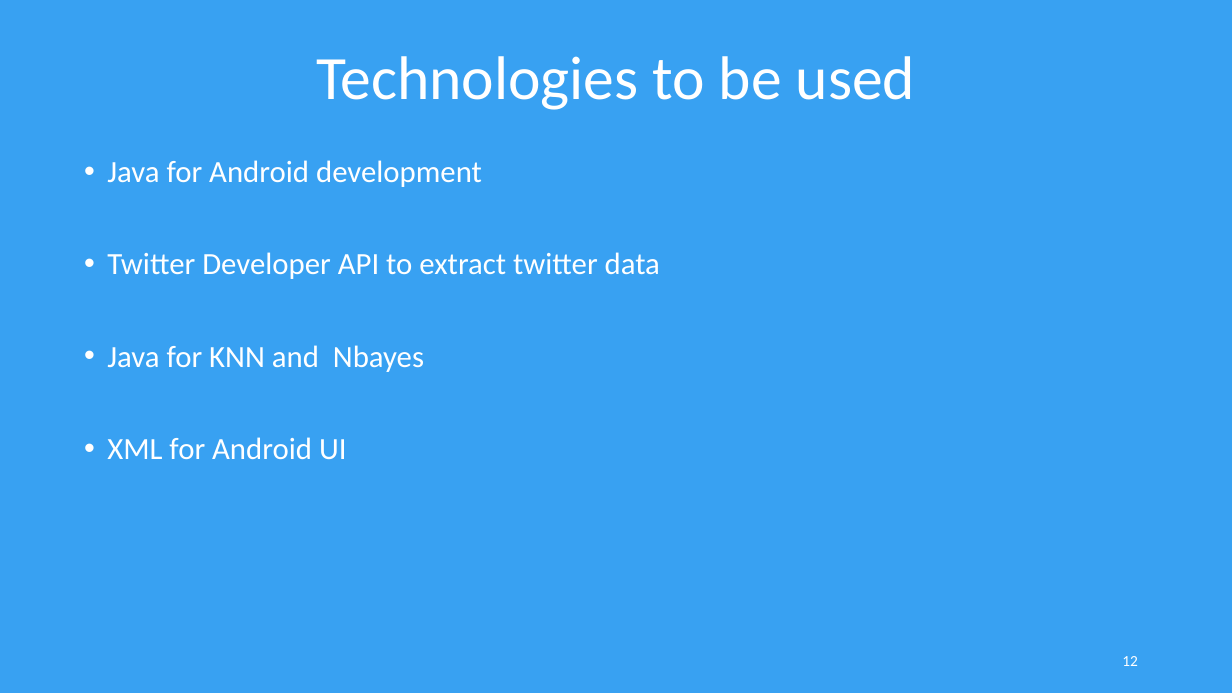
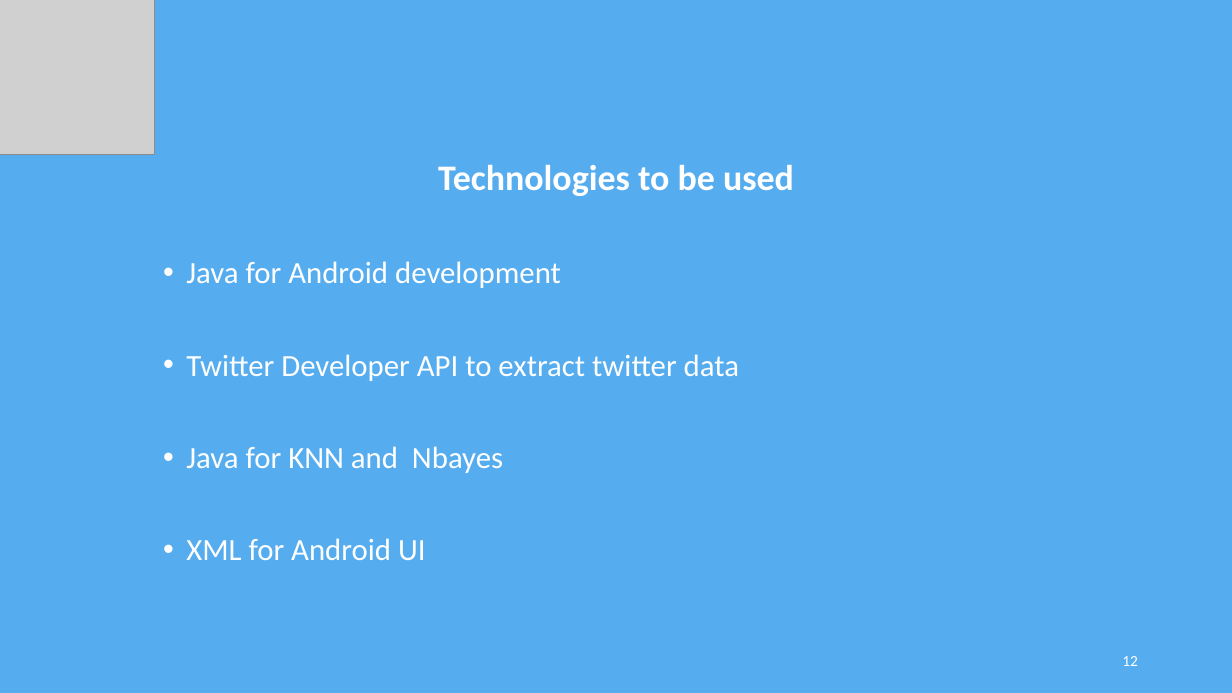
Before and after one commit to poshan0126/SentiMeter_Proposal_Documents, a slide deck: slide 12 of Project-Presentation.pptx. Drawn at 1232x693 pixels with LibreOffice and Linux fonts; fonts in the diff are those of the drawing; grey boxes stand for pictures. Boxes give left, top, right and bottom in pixels: in the first picture for what was removed or moved away, otherwise in the second. Text is boxed around its words. In the diff, an @@ line names an element or a change of style, - is before the commit and + after.

```diff
--- a/Project-Presentation.pptx
+++ b/Project-Presentation.pptx
@@ background #38A1F2 to #55ACEF @@
@@ picture added at <box>0,0,155,155</box> @@
@@ title removed at <box>316,56,915,110</box> @@
-Technologies to be used
@@ text "Technologies to be used": place and size @@
-text "Technologies to be used" at <box>107,160,660,459</box>
+text "Technologies to be used" at <box>186,165,794,560</box>
@@ text at <box>438,165,794,196</box>: paragraph added @@
+Technologies to be used
```
Also in this commit, not shown: 15 other slides changed, 4 slides added, 2 slides removed, 2 other files.
